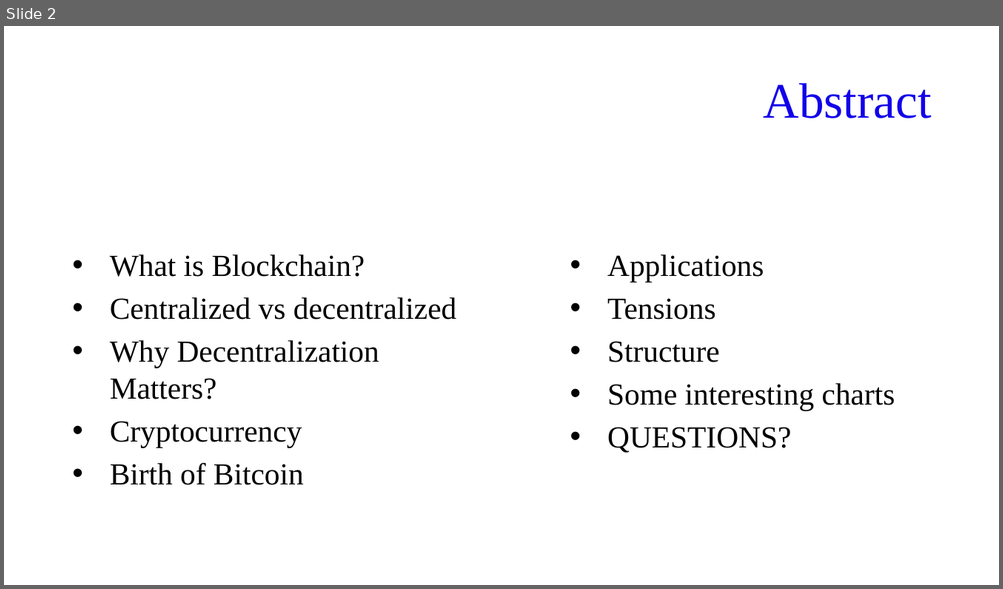
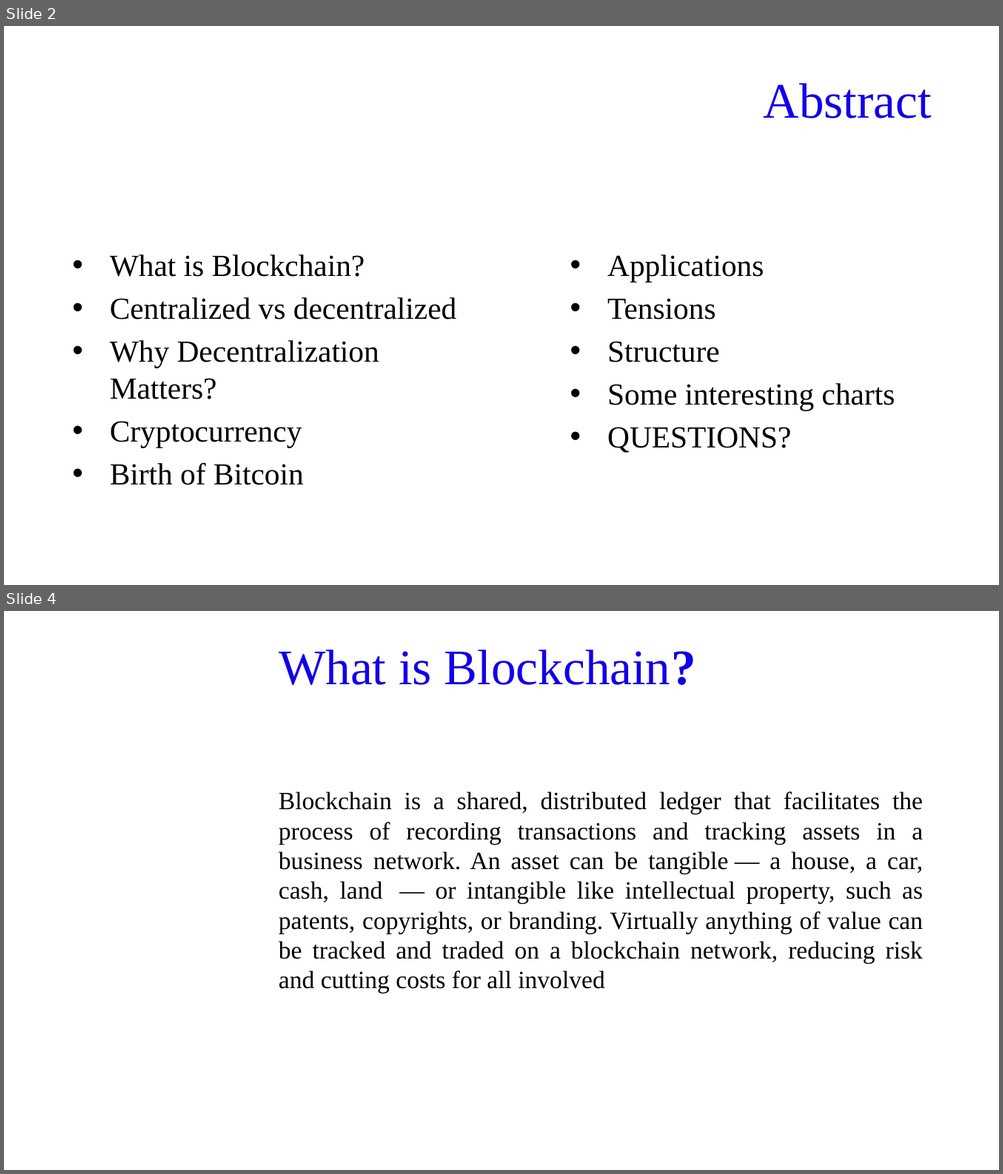
Before and after one commit to FIVIL/KtuPresentation, a slide deck: Blockchain 101.pptx. Shown one above the other, each under a label of ours: slide 2 before the commit, slides 2 and 4 after it; the slides between them are not shown. The pictures are 1003x589 and 1003x1174 pixels, drawn with LibreOffice and Linux fonts; fonts in the diff are those of the drawing; background and template pictures are left out. Boxes give left, top, right and bottom in pixels: in the first picture for what was removed or moved away, otherwise in the second. Text is boxed around its words. In the diff, an @@ line names an element or a change of style, - is before the commit and + after.

```diff
--- a/Blockchain 101.pptx
+++ b/Blockchain 101.pptx
@@ slide 4 added at <box>4,611,999,1170</box>, background picture (left out) @@
@@ title added at <box>279,649,696,685</box>, 36 pt, text #1100EA @@
+What is Blockchain?
@@ text added at <box>279,792,923,994</box>, 18 pt, text #000000 @@
+Blockchain is a shared, distributed ledger that facilitates the process of recording transactions and tracking assets in a business network. An asset can be tangible — a house, a car, cash, land — or intangible like intellectual property, such as patents, copyrights, or branding. Virtually anything of value can be tracked and traded on a blockchain network, reducing risk and cutting costs for all involved
```
Also in this commit, not shown: 1 slide changed, 1 other slide added.
